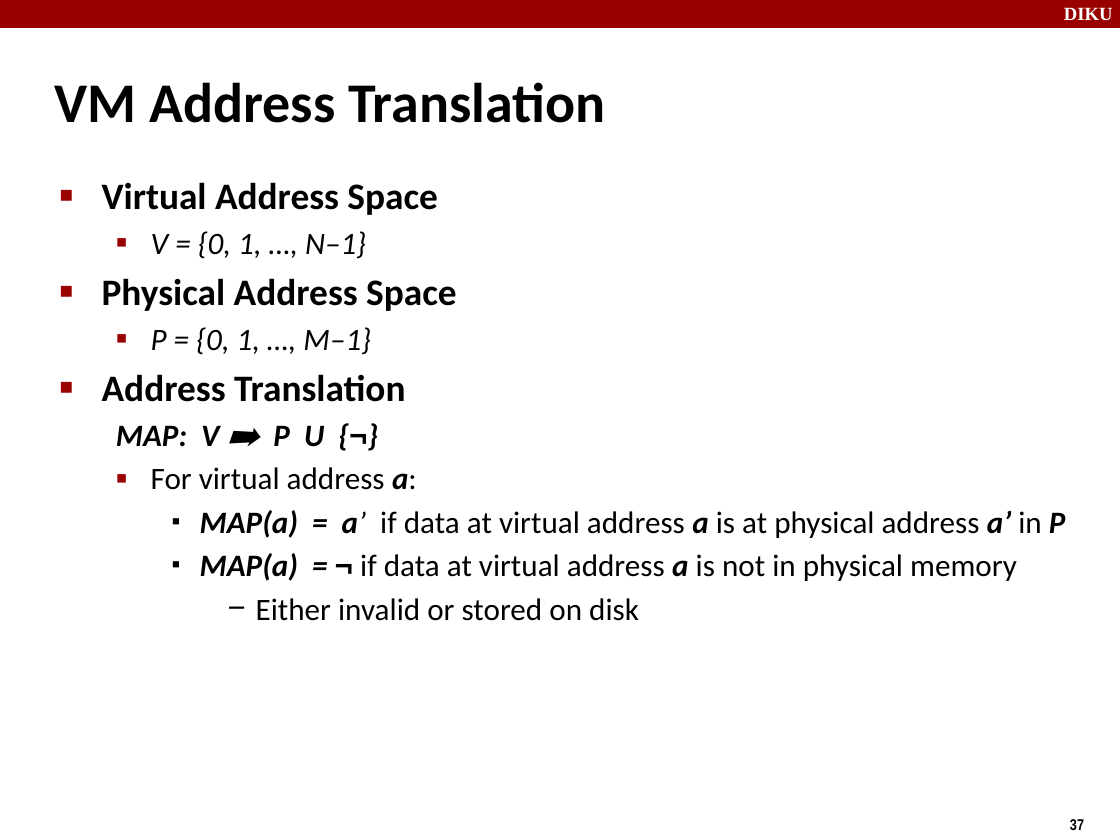
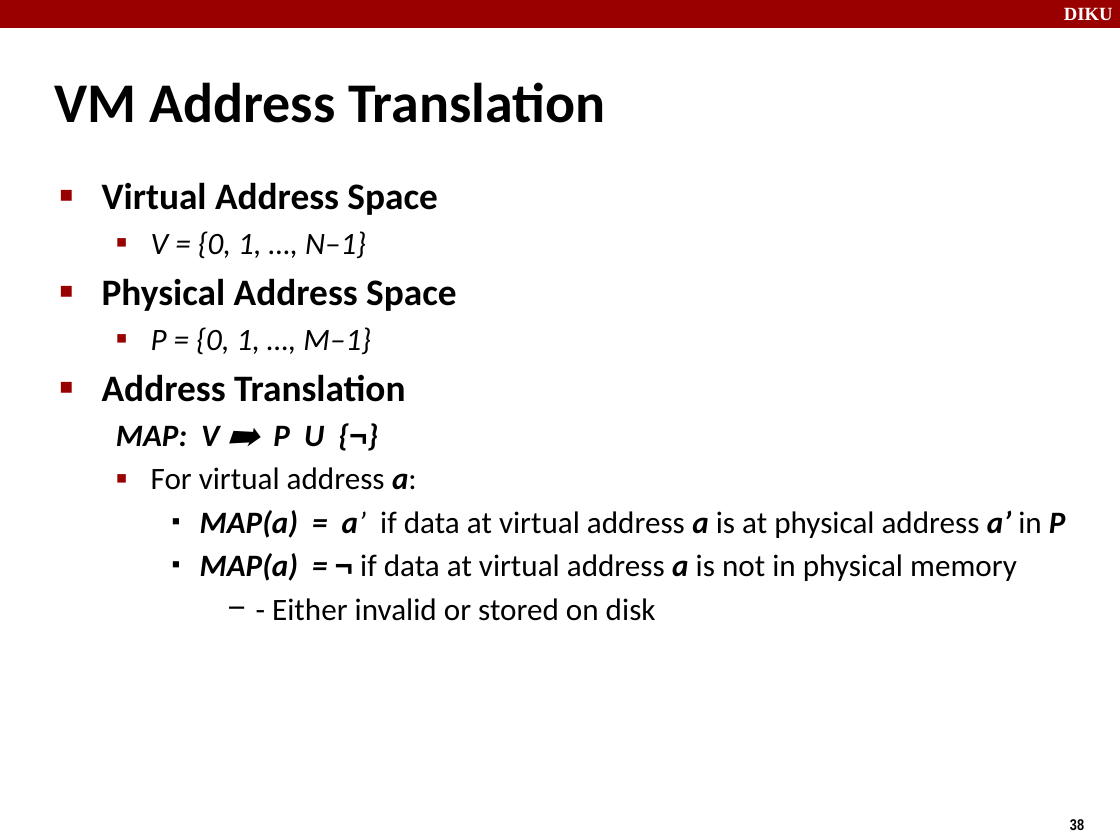
Before and after one commit to diku-dk/hpps-e2022-pub, a slide deck: slide 38 of material/4-l-2/operating systems.odp (slide 37 before the commit). Drawn at 1120x840 pixels with LibreOffice and Linux fonts; fonts in the diff are those of the drawing. Boxes give left, top, right and bottom in pixels: in the first picture for what was removed or moved away, otherwise in the second. Text is boxed around its words. In the diff, an @@ line names an element or a change of style, - is before the commit and + after.

```diff
--- a/material/4-l-2/operating systems.odp
+++ b/material/4-l-2/operating systems.odp
@@ text at (272,598,656,621): text changed @@
-      − Either invalid or stored on disk
+      − - Either invalid or stored on disk
@@ page number at (1070,819,1084,830): text changed @@
-37
+38
```
Also in this commit, not shown: 5 other slides changed, 1 slide added, 1 other file.
